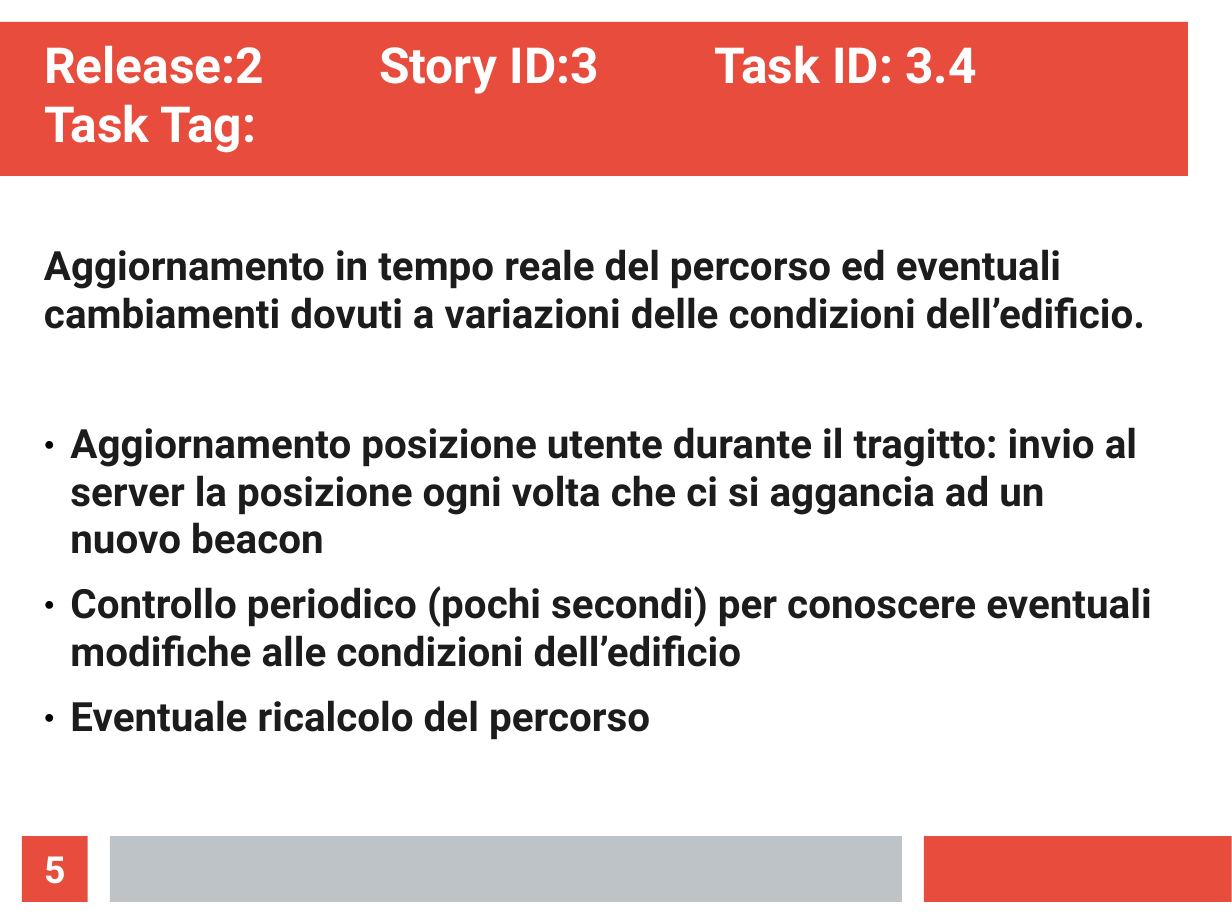
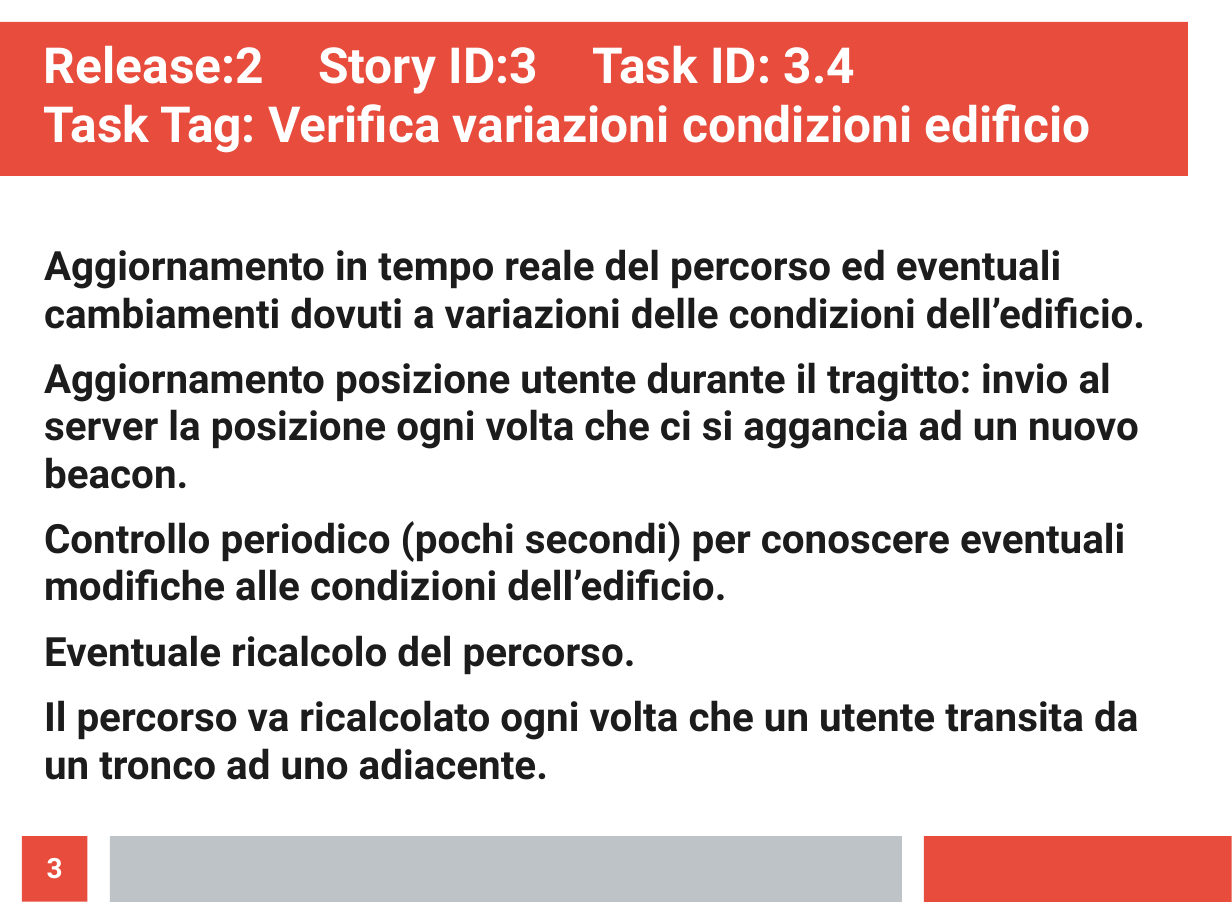
Before and after one commit to ecorradini/ProgettoIDS, a slide deck: slide 3 of AnalisiRequisiti/TaskModEmergenza.ppt (slide 5 before the commit). Drawn at 1232x924 pixels with LibreOffice and Linux fonts; fonts in the diff are those of the drawing. Boxes give left, top, right and bottom in pixels: in the first picture for what was removed or moved away, otherwise in the second. Text is boxed around its words. In the diff, an @@ line names an element or a change of style, - is before the commit and + after.

```diff
--- a/AnalisiRequisiti/TaskModEmergenza.ppt
+++ b/AnalisiRequisiti/TaskModEmergenza.ppt
@@ text at (x1=44, y1=45, x2=1090, y2=153): text changed @@
-Release:2 Story ID:3 Task ID: 3.4
-Task Tag:
+Release:2 Story ID:3 Task ID: 3.4
+Task Tag: Verifica variazioni condizioni edificio
@@ text at (x1=44, y1=362, x2=1139, y2=780): text changed @@
-● Aggiornamento posizione utente durante il tragitto: invio al server la posizione ogni volta che ci si aggancia ad un nuovo beacon
-● Controllo periodico (pochi secondi) per conoscere eventuali modifiche alle condizioni dell’edificio
-● Eventuale ricalcolo del percorso
+Aggiornamento posizione utente durante il tragitto: invio al server la posizione ogni volta che ci si aggancia ad un nuovo beacon.
+Controllo periodico (pochi secondi) per conoscere eventuali modifiche alle condizioni dell’edificio.
+Eventuale ricalcolo del percorso.
+Il percorso va ricalcolato ogni volta che un utente transita da un tronco ad uno adiacente.
@@ page number at (x1=47, y1=858, x2=63, y2=879): text changed; size 24 to 18 pt @@
-5
+3
```
Also in this commit, not shown: 2 other slides changed, 2 slides removed, 8 other files.
